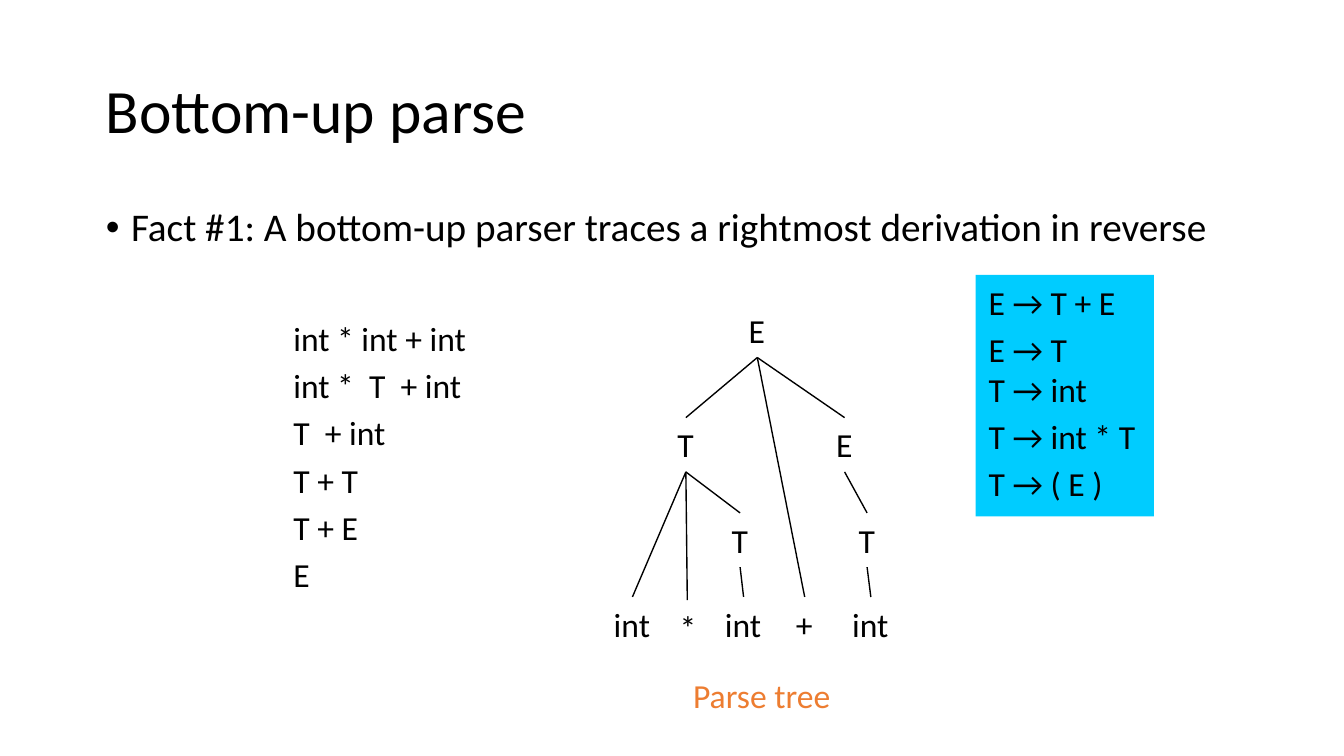
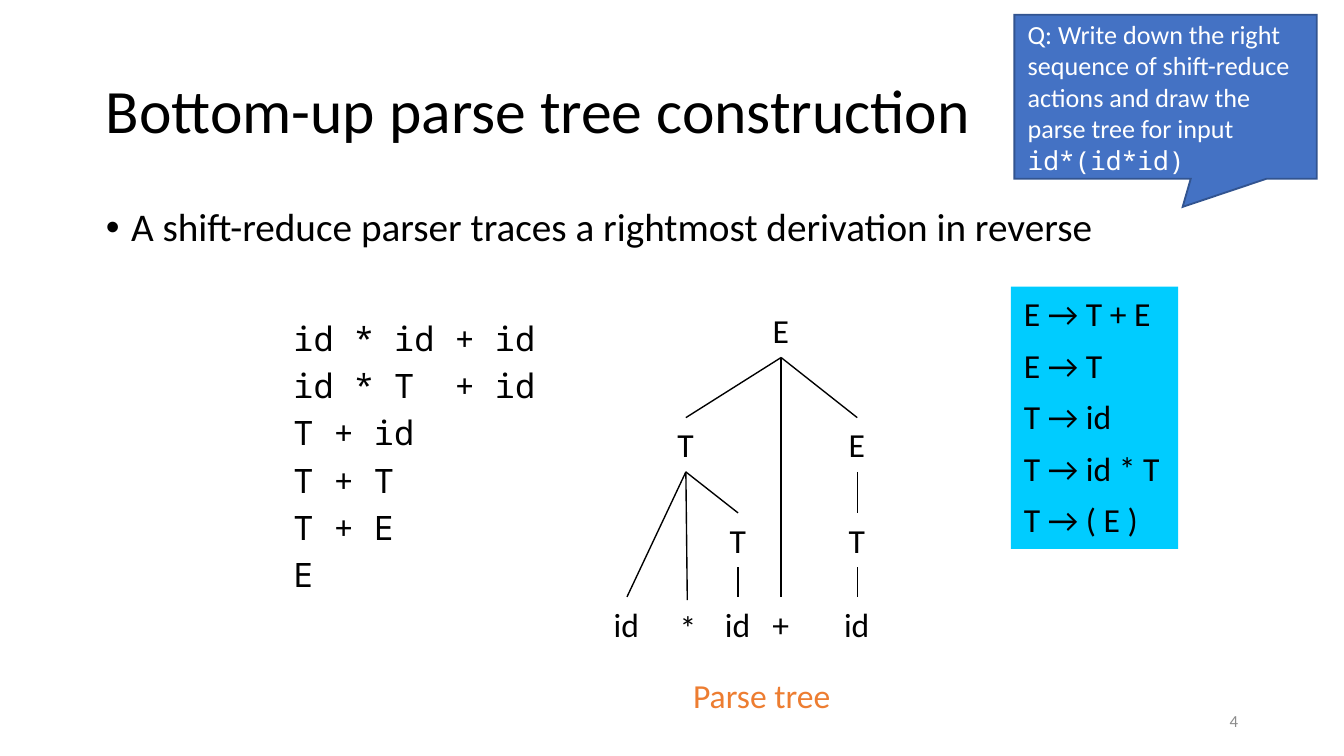
Before and after one commit to anoopsarkar/compilers-class, a slide deck: slide 4 of assets/ppt/parsing/lr1-shift-reduce-parsing.pptx. Drawn at 1344x756 pixels with LibreOffice and Linux fonts; fonts in the diff are those of the drawing. Boxes give left, top, right and bottom in pixels: in the first picture for what was removed or moved away, otherwise in the second. Text is boxed around its words. In the diff, an @@ line names an element or a change of style, - is before the commit and + after.

```diff
--- a/assets/ppt/parsing/lr1-shift-reduce-parsing.pptx
+++ b/assets/ppt/parsing/lr1-shift-reduce-parsing.pptx
@@ speech box added at <box>1015,15,1317,179</box>, fill #4472C4, outline #325491 1 pt, 14 pt, text #FFFFFF @@
+Q: Write down the right sequence of shift-reduce actions and draw the parse tree for input id*(id*id)
@@ title at <box>106,90,970,143</box>: text changed @@
-Bottom-up parse
+Bottom-up parse tree construction
@@ text at <box>131,213,1092,248</box>: text changed @@
-• Fact #1: A bottom-up parser traces a rightmost derivation in reverse
+• A shift-reduce parser traces a rightmost derivation in reverse
@@ rectangle "E → T + E": place and size @@
-rectangle "E → T + E" at <box>976,274,1154,516</box>
+rectangle "E → T + E" at <box>1011,286,1179,548</box>
@@ text at <box>293,325,535,446</box>: text changed; font Calibri to Noto Sans Mono @@
-int * int + int
-int * T + int
-T + int
+id * id + id
+id * T + id
+T + id
@@ text "E": place and size @@
-text "E" at <box>749,321,765,343</box>
+text "E" at <box>773,321,789,343</box>
@@ text in rectangle at <box>1024,304,1150,532</box>: more space between paragraphs @@
@@ line moved from (757, 358) - (685, 418) to (781, 358) - (685, 418) @@
@@ line moved from (757, 358) - (844, 418) to (781, 358) - (857, 418) @@
@@ line moved from (757, 358) - (805, 597) to (781, 358) - (781, 597) @@
@@ text in rectangle at <box>1024,356,1159,482</box>: text changed @@
-E → T
-T → int
-T → int * T
+E → T
+T → id
+T → id * T
@@ text "E": place and size @@
-text "E" at <box>836,435,852,457</box>
+text "E" at <box>849,435,865,457</box>
@@ text at <box>293,469,394,587</box>: font Calibri to Noto Sans Mono in "T + T", "T + E", "E" @@
@@ line moved from (685, 472) - (633, 597) to (685, 472) - (626, 597) @@
@@ line moved from (844, 472) - (867, 513) to (857, 472) - (857, 513) @@
@@ text "T": place and size @@
-text "T" at <box>859,531,875,553</box>
+text "T" at <box>849,531,865,553</box>
@@ line moved from (741, 567) - (743, 597) to (738, 567) - (738, 597) @@
@@ line moved from (867, 567) - (871, 597) to (857, 567) - (857, 597) @@
@@ text "+": place and size @@
-text "+" at <box>782,597,827,650</box>
+text "+" at <box>759,597,804,650</box>
@@ text at <box>614,613,639,638</box>: text changed @@
-int
+id
@@ text at <box>725,613,750,638</box>: text changed @@
-int
+id
@@ text at <box>844,613,869,638</box>: text changed @@
-int
+id
@@ page number added at <box>1230,716,1239,727</box>, 9 pt, text #8C8C8C @@
+4
```
Also in this commit, not shown: 11 other slides changed, 2 slides added, 4 slides removed, 3 other files.
